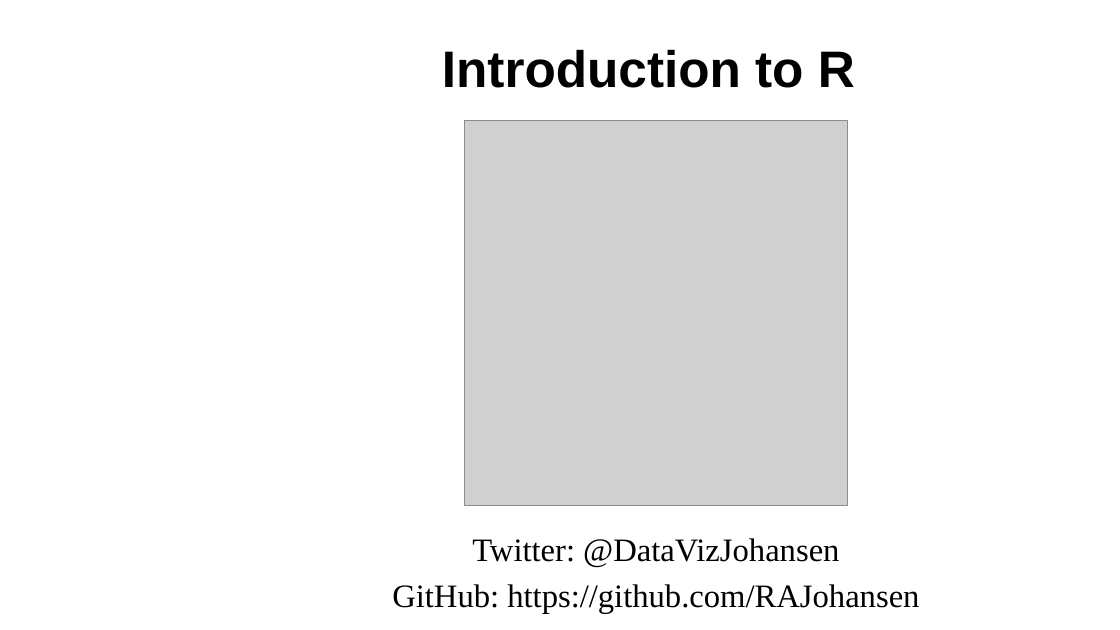
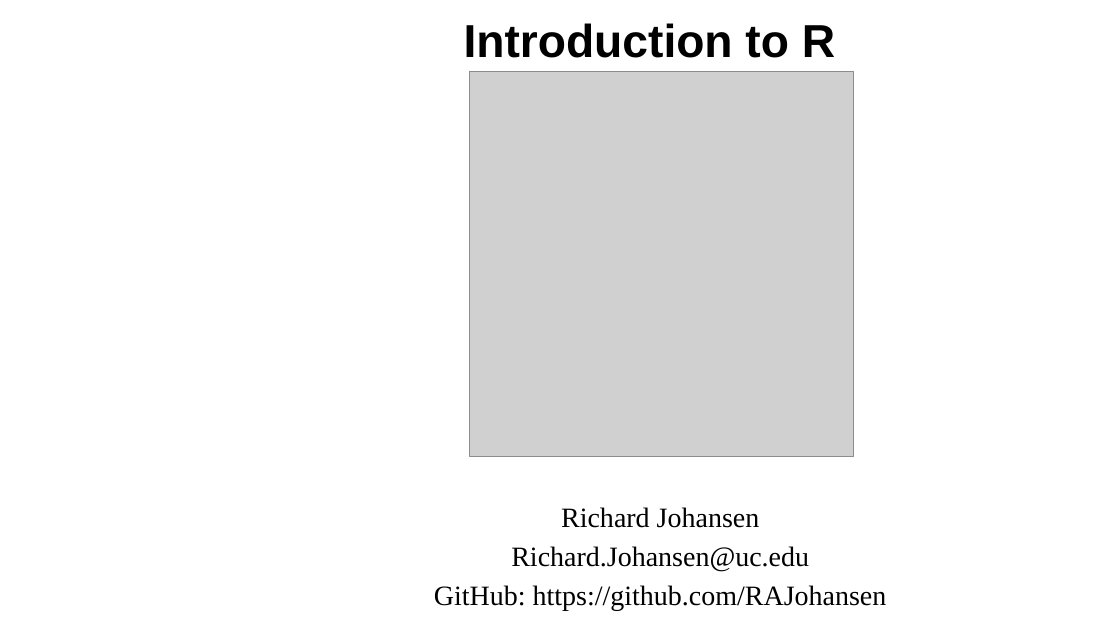
Before and after one commit to RAJohansen/UCL_Workshops, a slide deck: slide 1 of Intro_to_R/Introduction_to_R/Introduction to R.pptx. Drawn at 1120x630 pixels with LibreOffice and Linux fonts; fonts in the diff are those of the drawing; grey boxes stand for pictures; background and template pictures are left out. Boxes give left, top, right and bottom in pixels: in the first picture for what was removed or moved away, otherwise in the second. Text is boxed around its words. In the diff, an @@ line names an element or a change of style, - is before the commit and + after.

```diff
--- a/Intro_to_R/Introduction_to_R/Introduction to R.pptx
+++ b/Intro_to_R/Introduction_to_R/Introduction to R.pptx
@@ title "Introduction to R": place and size @@
-title "Introduction to R" at (442, 49, 855, 88)
+title "Introduction to R" at (464, 23, 835, 58)
@@ title "Introduction to R" at (464, 23, 835, 58): size 44 to 39.6 pt @@
@@ picture: place and size @@
-picture at (465, 121, 848, 506)
+picture at (470, 71, 853, 456)
@@ subtitle "Richard Johansen": place and size @@
-subtitle "Richard Johansen" at (392, 538, 919, 613)
+subtitle "Richard Johansen" at (434, 507, 887, 610)
@@ subtitle at (511, 507, 809, 571): text changed; size 28 to 24 pt @@
-Twitter: @DataVizJohansen
+Richard Johansen
+Richard.Johansen@uc.edu
@@ subtitle at (434, 585, 887, 610): size 28 to 24 pt in "GitHub: https://github.com/RAJohansen" @@
```
Also in this commit, not shown: 3 other slides changed, 4 slides removed.
